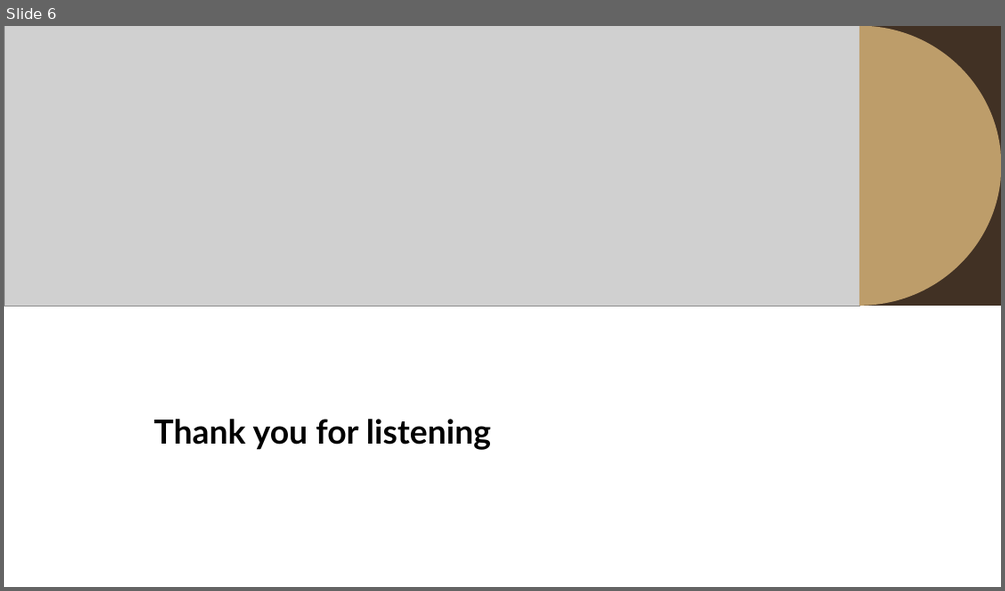
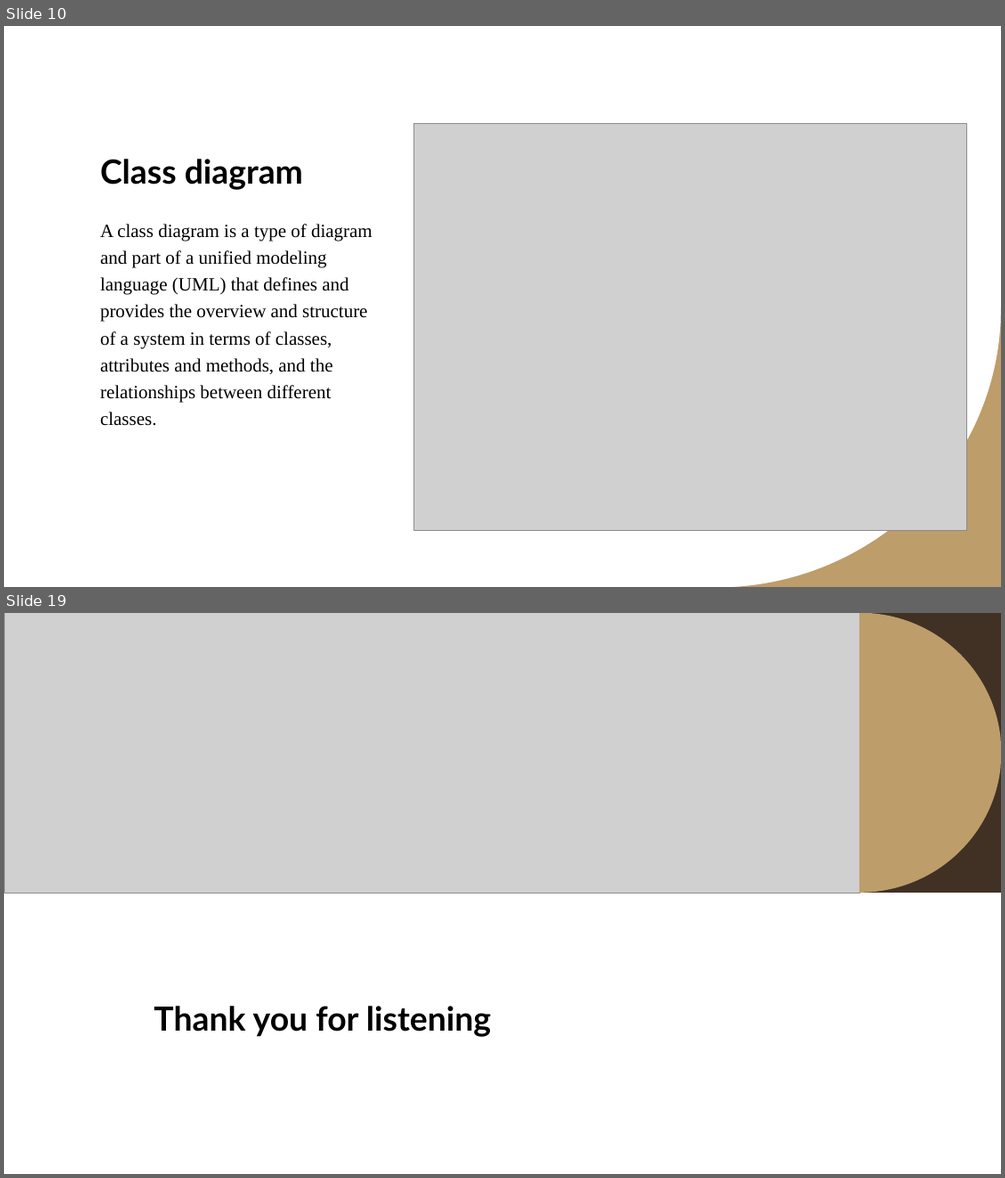
Before and after one commit to khalilAlsulaimani/Software-Engineering-2-Project, a slide deck: report presenatation.pptx. Shown one above the other, each under a label of ours: slide 6 before the commit, slides 10 and 19 after it; the slides between them are not shown. The pictures are 1005x591 and 1005x1178 pixels, drawn with LibreOffice and Linux fonts; fonts in the diff are those of the drawing; grey boxes stand for pictures. Boxes give left, top, right and bottom in pixels: in the first picture for what was removed or moved away, otherwise in the second. Text is boxed around its words. In the diff, an @@ line names an element or a change of style, - is before the commit and + after.

```diff
--- a/report presenatation.pptx
+++ b/report presenatation.pptx
@@ slide 10 added at [4,26,1001,587], background #FFFFFF @@
@@ picture added at [413,123,966,530] @@
@@ title added at [100,159,303,190], 32 pt, text #000000, bold @@
+Class diagram
@@ text added at [100,224,372,426], 18 pt, text #000000 @@
+A class diagram is a type of diagram and part of a unified modeling language (UML) that defines and provides the overview and structure of a system in terms of classes, attributes and methods, and the relationships between different classes.
@@ freeform shape added at [724,309,1001,587], fill #BD9D6A @@
@@ what was slide 6 is now slide 19 @@
```
Also in this commit, not shown: 1 slide changed, 16 other slides added, 4 slides removed, 1 other file.
